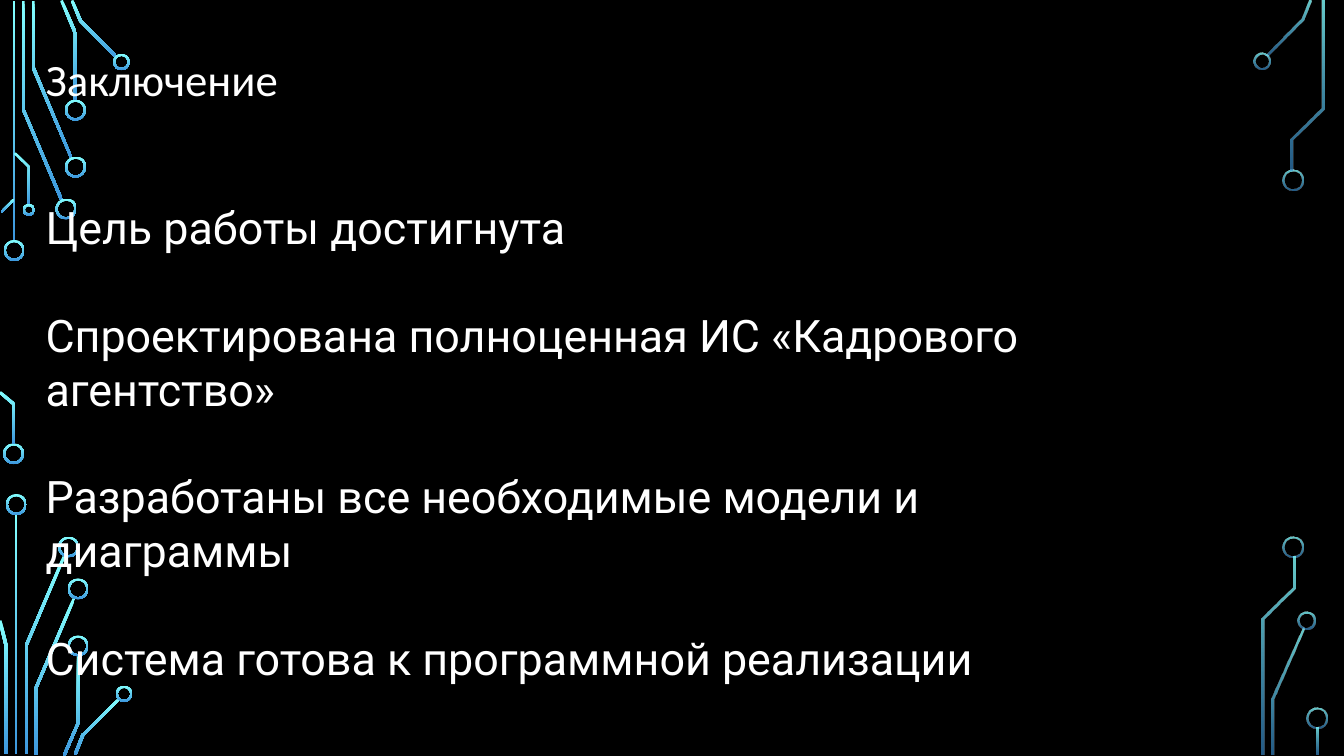
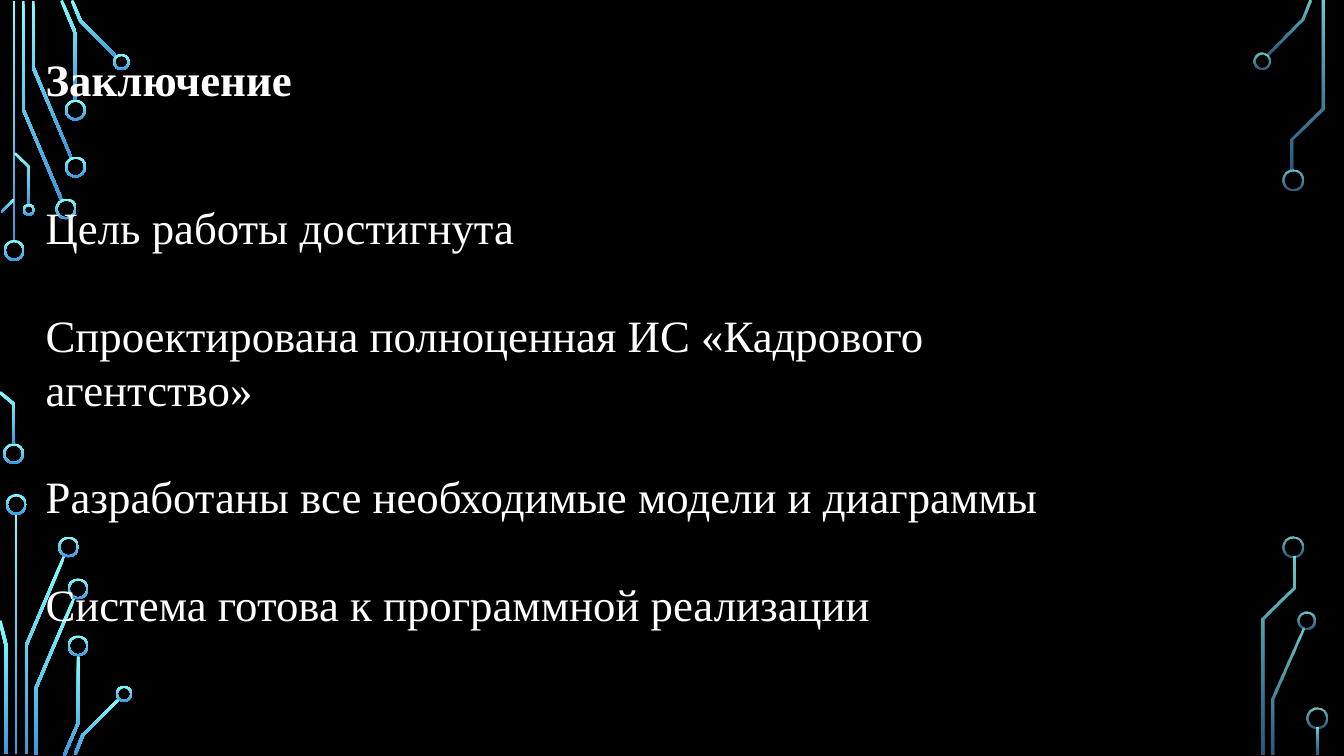
Before and after one commit to Regdal-cyber/Coursework, a slide deck: slide 22 of Курсовой проект.pptx (slide 21 before the commit). Drawn at 1344x756 pixels with LibreOffice and Linux fonts; fonts in the diff are those of the drawing; background and template pictures are left out. Boxes give left, top, right and bottom in pixels: in the first picture for what was removed or moved away, otherwise in the second. Text is boxed around its words. In the diff, an @@ line names an element or a change of style, - is before the commit and + after.

```diff
--- a/Курсовой проект.pptx
+++ b/Курсовой проект.pptx
@@ text "Заключение" at bbox=[46, 62, 292, 106]: font Calibri to Times New Roman, bold on @@
@@ text "Цель работы достигнута" at bbox=[46, 210, 1037, 630]: font Roboto to Times New Roman @@
```
Also in this commit, not shown: 15 other slides changed, 2 slides added, 1 slide removed.
